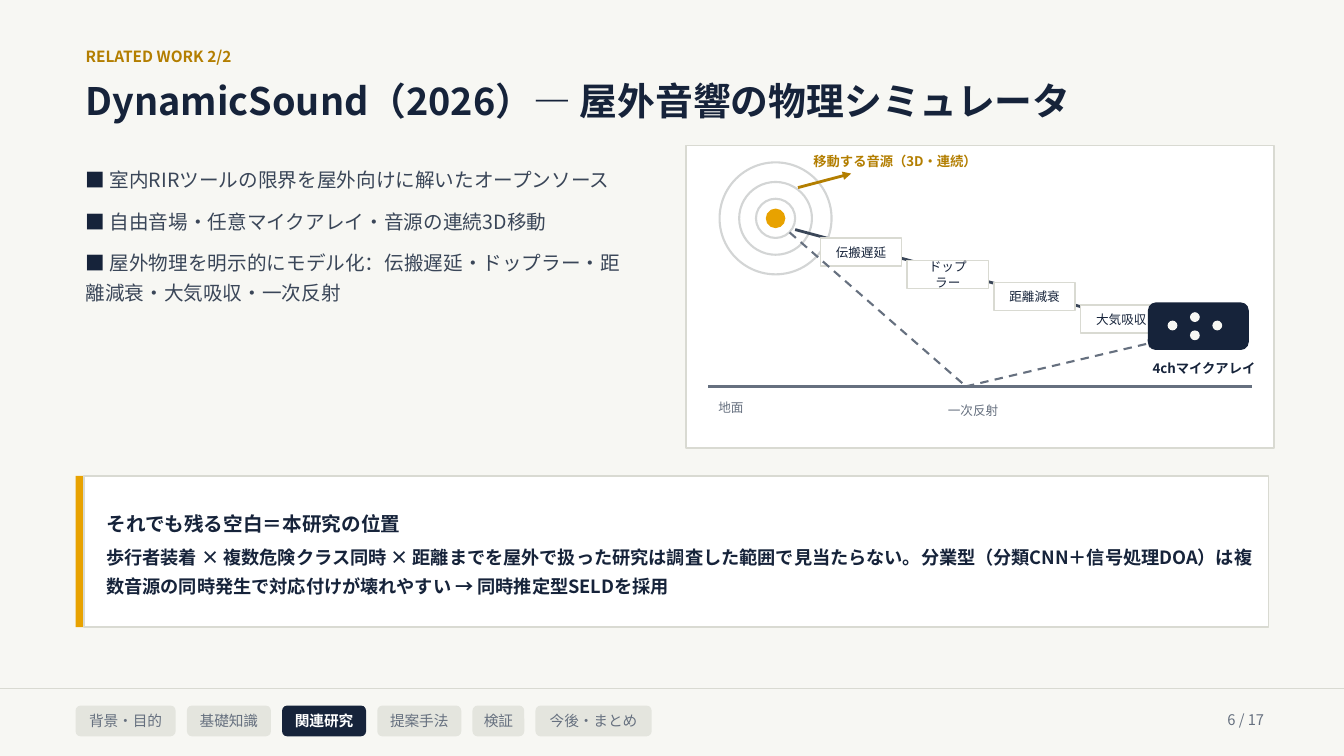
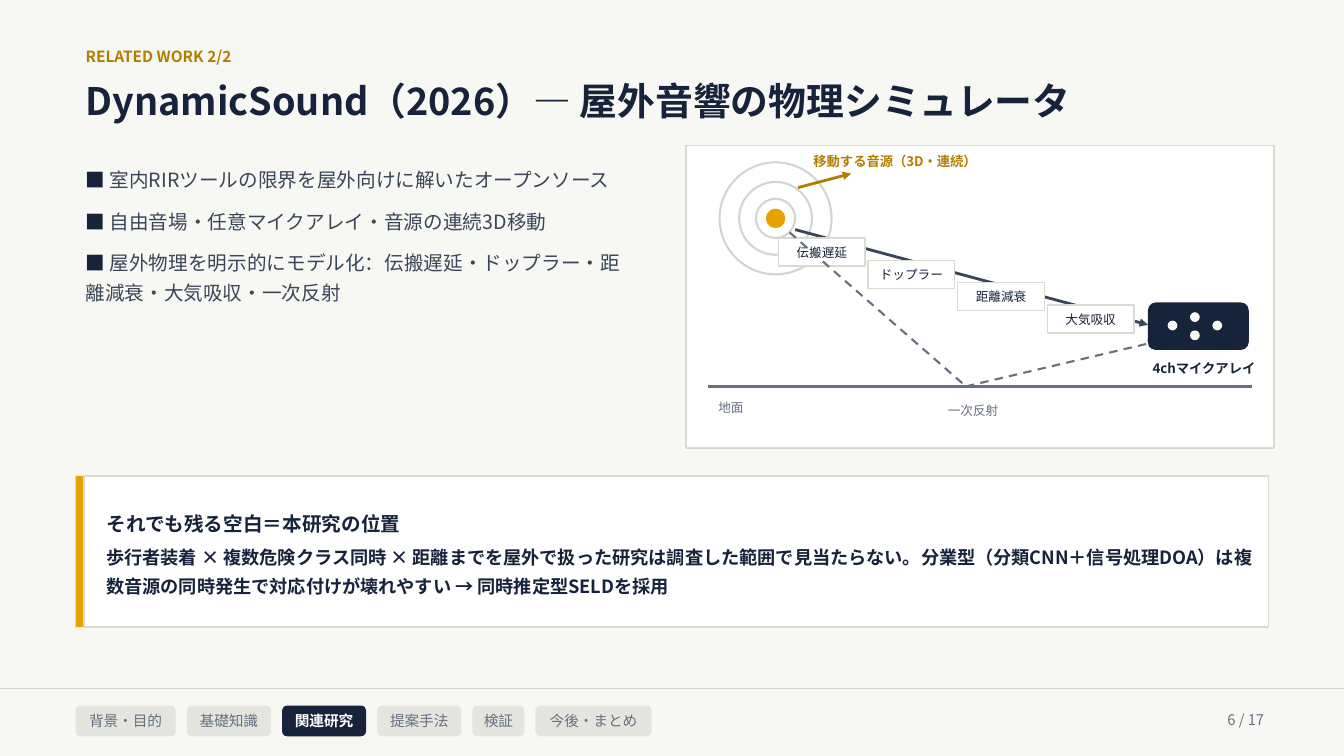
Before and after one commit to Noosdoo/outdoor-seld-sim, a slide deck: slide 6 of md/seminar/中間発表スライド_2026-08-10.pptx. Drawn at 1344x756 pixels with LibreOffice and Linux fonts; fonts in the diff are those of the drawing. Boxes give left, top, right and bottom in pixels: in the first picture for what was removed or moved away, otherwise in the second. Text is boxed around its words. In the diff, an @@ line names an element or a change of style, - is before the commit and + after.

```diff
--- a/md/seminar/中間発表スライド_2026-08-10.pptx
+++ b/md/seminar/中間発表スライド_2026-08-10.pptx
@@ rectangle "伝搬遅延": place and size @@
-rectangle "伝搬遅延" at (821,238,902,266)
+rectangle "伝搬遅延" at (778,238,865,266)
@@ rectangle "ドップラー": place and size @@
-rectangle "ドップラー" at (907,260,989,288)
+rectangle "ドップラー" at (868,260,955,288)
@@ rectangle "距離減衰": place and size @@
-rectangle "距離減衰" at (994,283,1076,312)
+rectangle "距離減衰" at (958,283,1045,312)
@@ rectangle "大気吸収": place and size @@
-rectangle "大気吸収" at (1081,306,1163,334)
+rectangle "大気吸収" at (1048,306,1134,334)
```
Also in this commit, not shown: 4 other slides changed, 14 other files.
